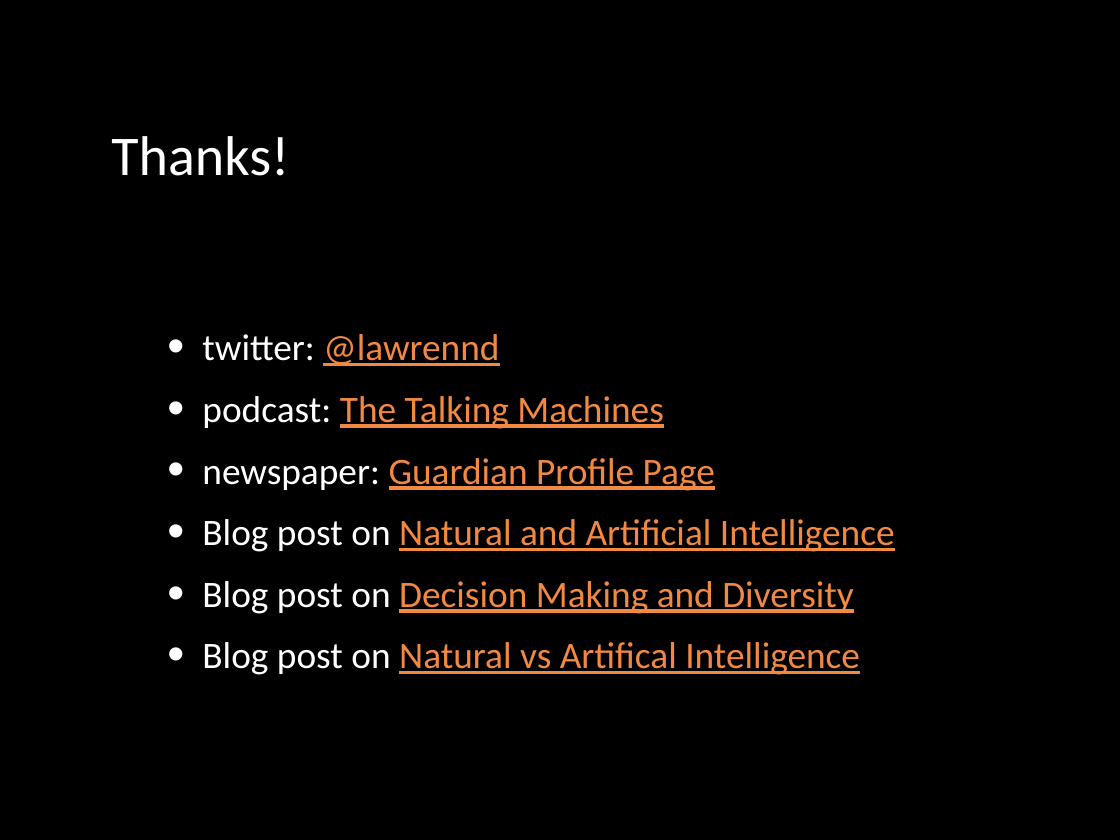
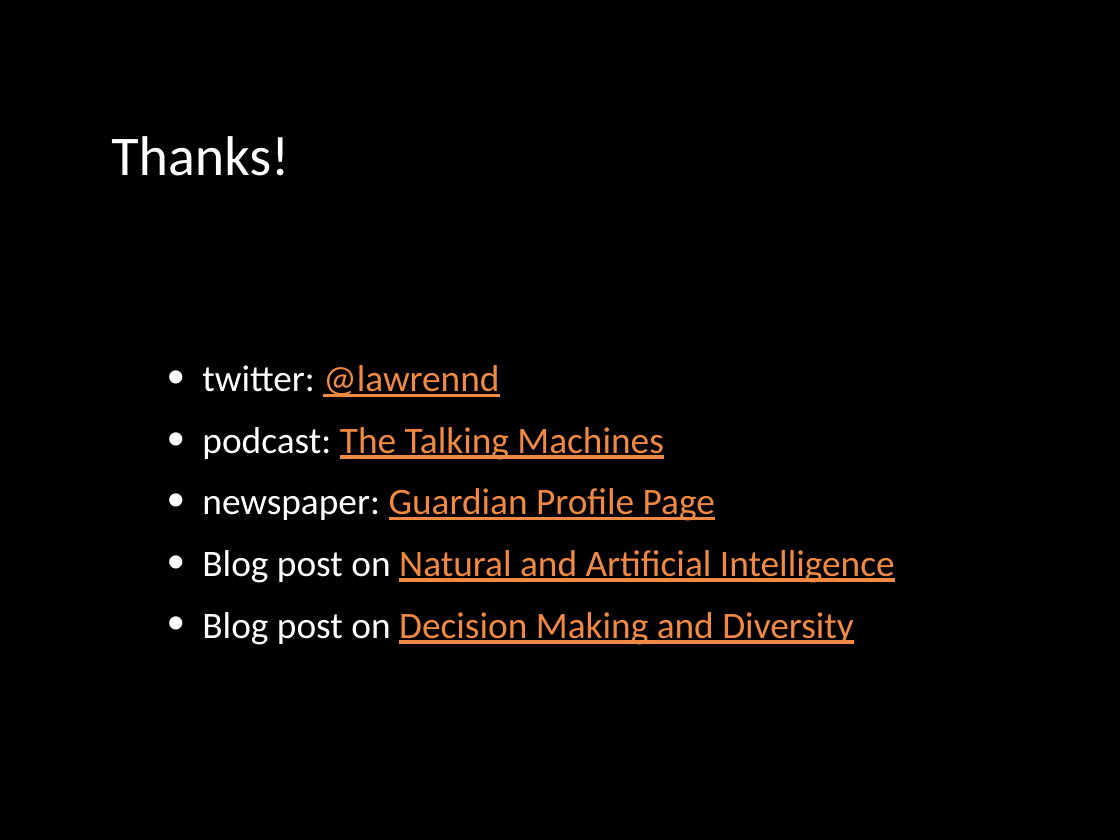
Before and after one commit to lawrennd/slides, a slide deck: slide 23 of 2019-09-20-machine-learning-systems-design.pptx (slide 37 before the commit). Drawn at 1120x840 pixels with LibreOffice and Linux fonts; fonts in the diff are those of the drawing. Boxes give left, top, right and bottom in pixels: in the first picture for what was removed or moved away, otherwise in the second. Text is boxed around its words. In the diff, an @@ line names an element or a change of style, - is before the commit and + after.

```diff
--- a/2019-09-20-machine-learning-systems-design.pptx
+++ b/2019-09-20-machine-learning-systems-design.pptx
@@ text at (202,642,860,675): paragraph removed @@
-  • Blog post on Natural vs Artifical Intelligence
```
Also in this commit, not shown: 1 other slide changed, 4 slides added, 19 slides removed.
